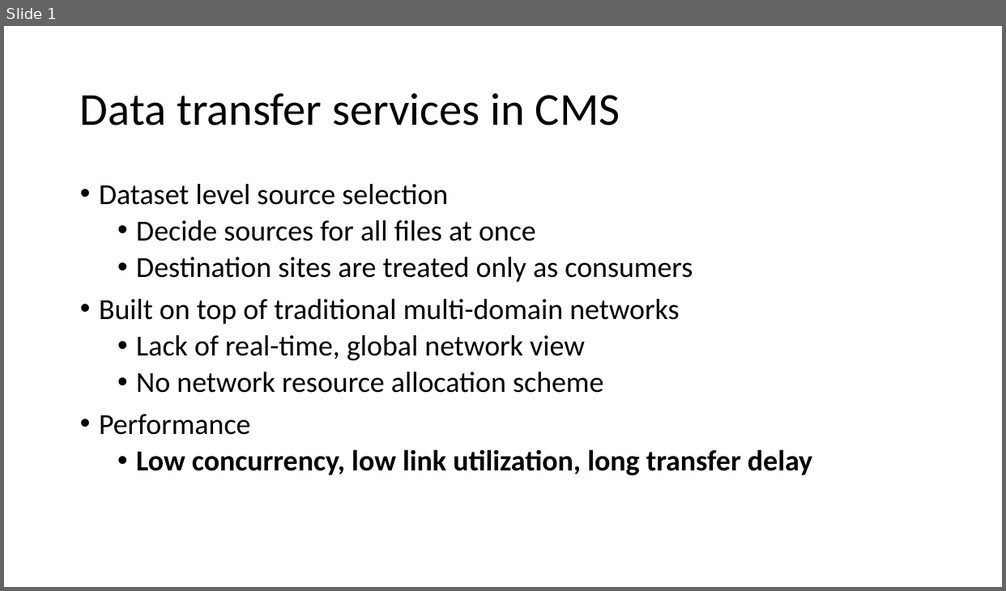
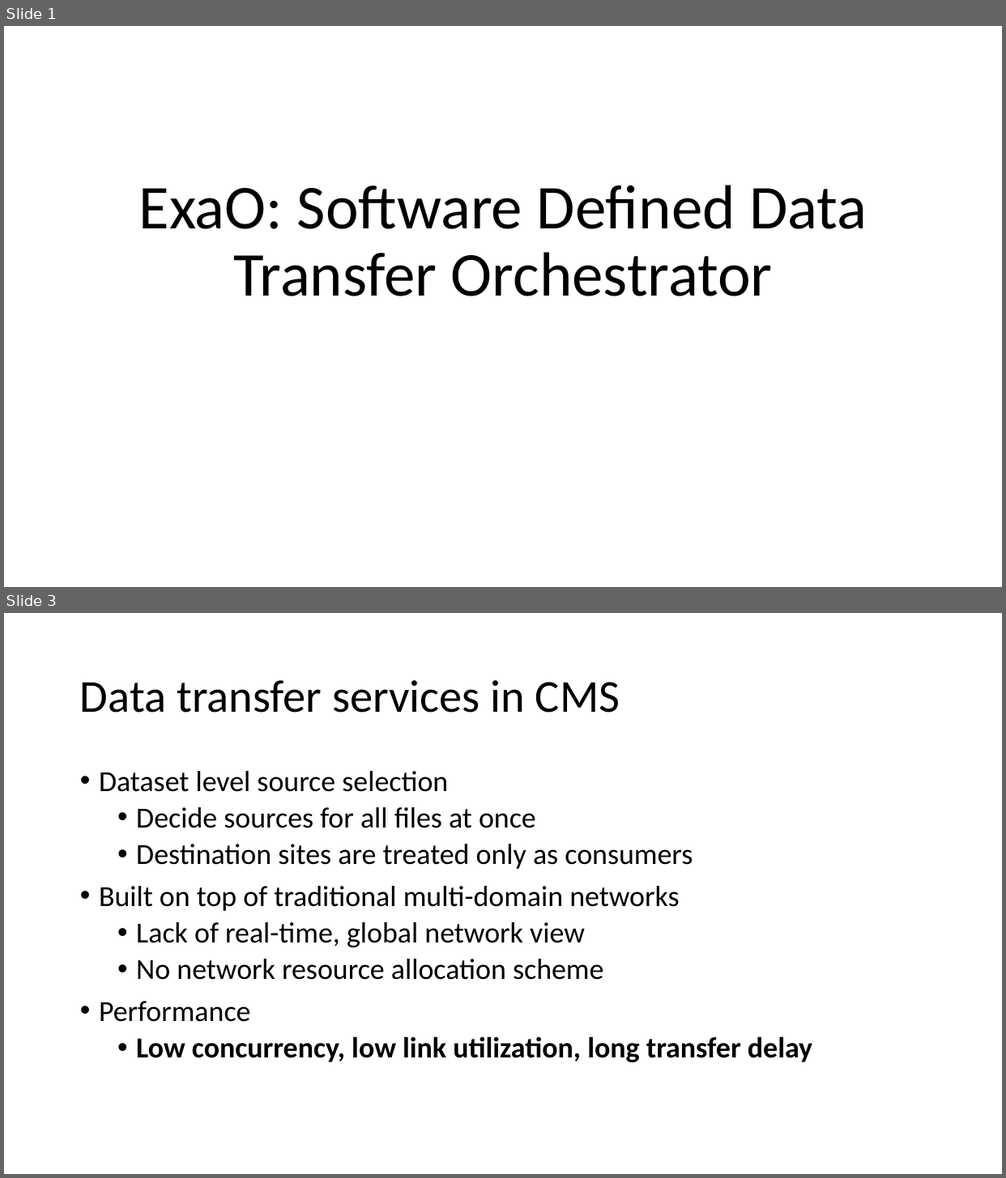
Before and after one commit to snlab/sc16, a slide deck: slides/cms-demo-v1.pptx. Shown one above the other, each under a label of ours: slide 1 before the commit, slides 1 and 3 after it; the slides between them are not shown. The pictures are 1006x591 and 1006x1178 pixels, drawn with LibreOffice and Linux fonts; fonts in the diff are those of the drawing. Boxes give left, top, right and bottom in pixels: in the first picture for what was removed or moved away, otherwise in the second. Text is boxed around its words. In the diff, an @@ line names an element or a change of style, - is before the commit and + after.

```diff
--- a/slides/cms-demo-v1.pptx
+++ b/slides/cms-demo-v1.pptx
@@ slide 1 added at (4,26,1002,587), background #FFFFFF @@
@@ title added at (138,185,867,297), 60 pt, text #000000 @@
+ExaO: Software Defined Data Transfer Orchestrator
@@ what was slide 1 is now slide 3 @@
```
Also in this commit, not shown: 7 slides changed, 3 other slides added, 2 slides removed.
